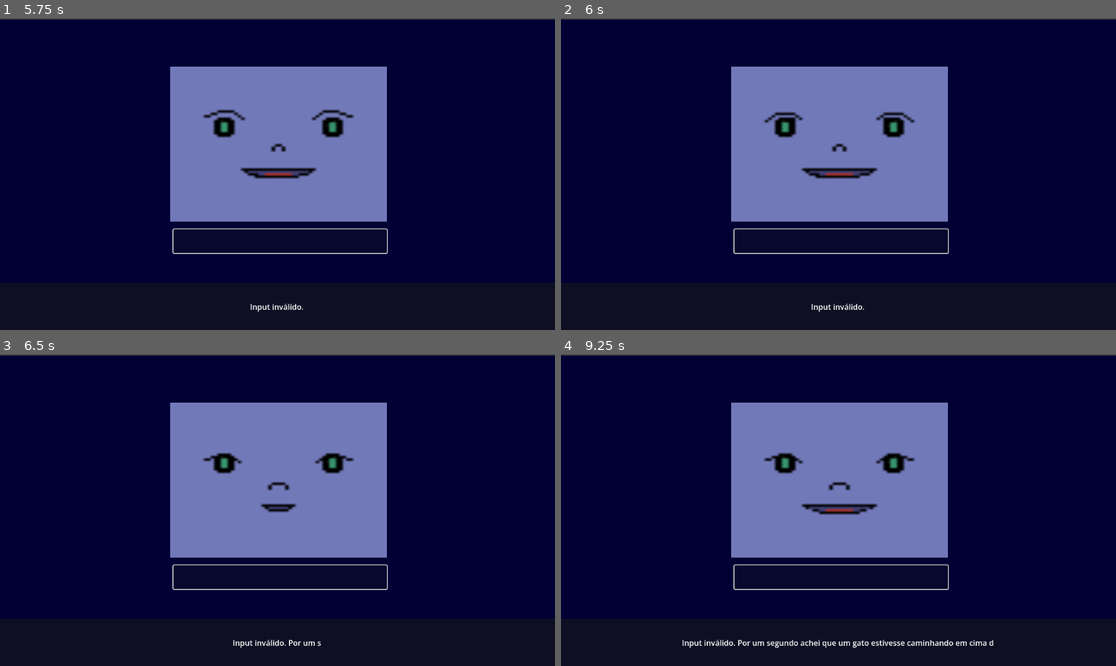
Above: before the commit, frames 1-4 (two rows, left to right).
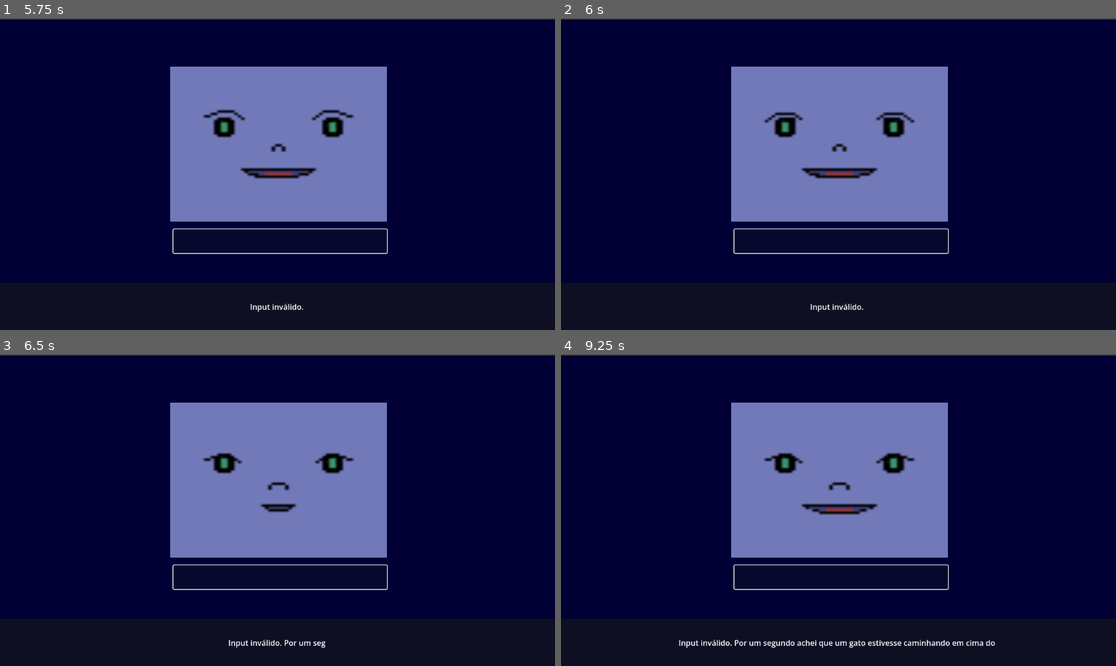
Above: after the commit, the same moments.

Repository: KaiqueKlock/Cosmo
Game: Godot game, scene res://cosmo/scripts/control.tscn
Same seed, same stepped clock (60 frames per second), same inputs: the game is played once before the commit and once after it. Sound files missing from this copy of the repository are replaced by a short silence.
Inputs (mouse positions are in pixels of both pictures, inside the frame that each line leads up to):
- Up to frame 1 (5.75 s): click (277, 242) at 0.52 s; type "12" at 0.6 s; tap Enter at 3.5 s
- Up to frame 2 (6 s): no input
- Up to frame 3 (6.5 s): no input
- Up to frame 4 (9.25 s): no input

Frame 1 is identical in both runs. In frame 2, 0.1% of the frame differs, in the area x 44-55%, y 91-95%; in frame 3, 0.2%; in frame 4, 0.8%, in the area x 21-79%, y 91-95%.

Commit message:
TexttoSpeech - Cosmo conversando por voz - voz Instalado no windows Maria11

Diff:
--- a/cosmo/scripts/CosmoBrain.gd
+++ b/cosmo/scripts/CosmoBrain.gd
@@ -180,8 +180,7 @@
 	print("📖 [Fala Escolhida]: ", '"' + response + '"')
 	print("===================================\n")
 
-	# 4. Retorno visual padrão do seu sistema
-
+		# 4. Retorno visual padrão do seu sistema (REPARADO)
 	var suggested_animation = "talking_animation"
 
 	if intent == "challenge" or intent == "laughter":
@@ -191,10 +190,13 @@
 	elif intent == "story" or intent == "farewell" or intent == "exit_music_mode":
 		suggested_animation = "listening_animation"
 
+	# INJETADO: Agora o dicionário passa a intenção correta de volta para a interface!
 	return {
 		"text": response,
-		"animation": suggested_animation
+		"animation": suggested_animation,
+		"intent": intent
 	}
+
 
 
 # =====================================================
@@ -226,50 +228,44 @@
 	var words = clean_text.split(" ", false)
 
 	# -----------------------------------------------------------------
-	# ABORDAGEM POR TOKENS / PALAVRAS-CHAVE LAPIDADA
-	# -----------------------------------------------------------------
-
-	# -----------------------------------------------------------------
-	# REGRAS DO MODO MUSIC PLAYER
+	# REGRAS DO MODO MUSIC PLAYER (REPARADO E BLINDADO)
 	# -----------------------------------------------------------------
 	var music_tokens = ["música", "musica", "musicas", "music", "som", "tocar", "cantar", "ruido", "ruído", "player"]
-	var exit_music_tokens = ["sair", "voltar", "fechar", "parar", "stop", "exit"]
+	var exit_music_tokens = ["sair", "voltar", "fechar", "parar", "stop", "exit", "desligar", "ocultar"]
 
 	# Inicializa a chave de modo na memória caso não exista no carregamento
-	if not memory_data.get("conversation_context", {}).has("current_game_mode"):
+	if not memory_data.has("conversation_context"):
+		memory_data["conversation_context"] = {}
+	if not memory_data["conversation_context"].has("current_game_mode"):
 		memory_data["conversation_context"]["current_game_mode"] = "normal"
 
 	var current_mode = memory_data["conversation_context"]["current_game_mode"]
 
-	# Se o jogador já estiver no modo música e digitar um token de saída:
-	if current_mode == "music":
-		for token in exit_music_tokens:
-			if token in words:
+	# REPARADO: Se o jogador usar um token explícito de saída, fecha o player de música
+	for token in exit_music_tokens:
+		if token in words:
+			# Evita falsos positivos se a frase contiver "não fechar" etc.
+			if current_mode == "music" or "player" in words or "musica" in words or "música" in words:
 				memory_data["conversation_context"]["current_game_mode"] = "normal"
 				return "exit_music_mode"
 
-	# Se estiver no modo normal e pedir música, ativa a transição
+	# REPARADO: Se pedir música, retorna a intenção IMEDIATAMENTE, forçando a abertura do painel,
+	# mesmo que a memória local esteja dessincronizada ou presa em um estado antigo de uma sessão anterior.
 	for token in music_tokens:
 		if token in words:
-			if current_mode != "music":
-				memory_data["conversation_context"]["current_game_mode"] = "music"
-				return "start_music_mode"
+			memory_data["conversation_context"]["current_game_mode"] = "music"
+			return "start_music_mode"
 
 	# -----------------------------------------------------------------
-	# REGRAS DO MODO Histórias
+	# REGRAS DO MODO HISTÓRIAS (OTIMIZADO)
 	# -----------------------------------------------------------------
 
-		# -----------------------------------------------------------------
-	# DETECÇÃO DE INTENÇÕES (DENTRO DE DETECT_INTENT)
-	# -----------------------------------------------------------------
-		# STORY_CONTINUE: Detecção direta de sequência narrativa
-	var continue_tokens = ["depois", "continua", "o que aconteceu", "entao", "então", "e depois"]
-	for token in continue_tokens:
-		if token in words:
-			return "story" # Redireciona direto para gerar outra lore combinatória
-
-
-	# STORY: Pedidos de histórias
+
+	# STORY_CONTINUE: Detecção de sequência narrativa estrita (Sem saudações misturadas)
+	if "depois" in lower_text or "continua" in lower_text or "o que aconteceu" in lower_text or "conte mais" in lower_text:
+		return "story"
+
+	# STORY: Pedidos de histórias normais
 	var story_tokens = ["história", "historia", "story", "conto", "contar", "conte"]
 	for token in story_tokens:
 		if token in words:
--- a/cosmo/scripts/Main.gd
+++ b/cosmo/scripts/Main.gd
@@ -58,6 +58,39 @@
 	pause_button.pressed.connect(_on_pause_pressed)
 	next_button.pressed.connect(_on_next_pressed)
 
+	# 🔥 INJETADO: Inicializa o motor de fala nativo do S.O.
+	_initialize_cosmo_tts()
+
+
+# Variável global para armazenar o ID da voz do Cosmo
+var _cosmo_voice_id: String = ""
+
+func _initialize_cosmo_tts() -> void:
+
+	var available_voices: PackedStringArray = DisplayServer.tts_get_voices_for_language("pt")
+
+	print("\n=== 🎙️ VOZES DETECTADAS NO SISTEMA ===")
+	for i in range(available_voices.size()):
+		print("Índice [", i, "]: ", available_voices[i])
+	print("======================================\n")
+
+	# Fallback: Se não encontrar vozes explícitas em português, tenta buscar as globais
+	if available_voices.is_empty():
+		# tts_get_voices() retorna um Array[Dictionary]. Aqui sim precisaríamos extrair.
+		# Mas para blindar contra falhas e manter o padrão simples do PackedStringArray:
+		var global_voices = DisplayServer.tts_get_voices()
+		if not global_voices.is_empty():
+			# Pega o ID de dicionário se vier do método global corporativo
+			_cosmo_voice_id = global_voices[0].get("id", "")
+	else:
+		# CORREÇÃO: Como 'available_voices' é um PackedStringArray, pegamos o índice diretamente!
+		_cosmo_voice_id = available_voices[0]
+
+	if not _cosmo_voice_id.is_empty():
+		print("[TTS] Sistema sincronizado! ID da voz ativa: ", _cosmo_voice_id)
+	else:
+		print("[TTS Alerta] O Cosmo está mudo. Nenhuma voz de síntese nativa foi identificada no S.O.")
+
 
 # =====================================================
 # PIPELINE ENTRY
@@ -78,37 +111,52 @@
 	await get_tree().create_timer(1.2).timeout
 
 	var cosmo_output: Dictionary = cosmo_brain.process_player_input(clean_text)
-	var intent = cosmo_output.get("intent", "") # Certifique-se de retornar intent se necessário, ou use a lógica abaixo
-
-	# Executa a fala typewriter do Cosmo
+	var intent: String = cosmo_output.get("intent", "unknown")
+
+	# Executa a fala typewriter e o TTS real do Cosmo de forma assíncrona
 	await execute_cosmo_reaction(cosmo_output.get("text", "..."), cosmo_output.get("animation", "talking_animation"))
 
-	# Intercepta as novas intenções de troca de modo de tela
-	if "start_music_mode" in cosmo_output.get("text") or cosmo_brain.memory_data["conversation_context"]["current_game_mode"] == "music":
-		# Se a intenção processada foi entrar na música, exibe o painel
-		if music_player_panel.visible == false:
-			_toggle_music_panel(true)
-			_play_track(current_track_index) # Autoplay ao entrar
-
-	if "exit_music_mode" in cosmo_output.get("text") or cosmo_brain.memory_data["conversation_context"]["current_game_mode"] == "normal":
-		# Se o jogador pediu para sair do modo de música, esconde o painel
-		if music_player_panel.visible == true:
-			_toggle_music_panel(false)
-			is_playing_music = false
-
-	_reset_to_current_mood_animation()
+	# -----------------------------------------------------------------
+	# CONTROLE RIGOROSO DE INTERFACE BASEADO NO TOKEN DE INTENÇÃO
+	# -----------------------------------------------------------------
+	if intent == "start_music_mode":
+		# CORREÇÃO DE SEGURANÇA: Limpa completamente o stream procedural de beeps
+		# para dar liberdade total ao player carregar as faixas reais .wav sem conflitos
+		if is_instance_valid(voice_player):
+			voice_player.stop()
+			voice_player.stream = null
+
+		# Força a visibilidade imediata para garantir que o contêiner receba os comandos
+		music_player_panel.visible = true
+
+		# Executa a sua rotina nativa de animação por Tween que você criou
+		_toggle_music_panel(true)
+
+		# Dispara a reprodução real da faixa de música (.wav)
+		_play_track(current_track_index)
+
+	elif intent == "exit_music_mode":
+		_toggle_music_panel(false)
+		is_playing_music = false
+		if is_instance_valid(voice_player):
+			voice_player.stop()
+
+	# Só executa o reset automático de animação se o jogador NÃO estiver no modo música.
+	if intent != "start_music_mode" and cosmo_brain.memory_data["conversation_context"]["current_game_mode"] != "music":
+		_reset_to_current_mood_animation()
+
 	input_field.editable = true
 	input_field.grab_focus()
 
 # =====================================================
-# VISUAL REACTION & TIMING (Com efeito Typewriter)
+# VISUAL REACTION & TIMING (Com efeito Typewriter e TTS)
 # =====================================================
 func execute_cosmo_reaction(speech_text: String, anim_name: String) -> void:
 	# 1. PROCESSAMENTO DE TAGS: Varre e identifica se existem humores na string
 	var thinking_index: int = speech_text.find("[mood:thinking]")
 	var smug_index: int = speech_text.find("[mood:smug]")
 
-	# Controladores booleanos estáveis para a máquina de visual do typewriter
+	# Controladores booleanos estáveis para a máquina visual do typewriter
 	var is_thinking: bool = (thinking_index != -1)
 	var is_smug: bool = false
 
@@ -116,7 +164,7 @@
 	if thinking_index != -1:
 		speech_text = speech_text.replace("[mood:thinking]", "")
 		if smug_index != -1 and smug_index > thinking_index:
-			smug_index -= 15
+			smug_index -= 15 # Compensa os 15 caracteres removidos da primeira tag
 
 	if smug_index != -1:
 		speech_text = speech_text.replace("[mood:smug]", "")
@@ -125,16 +173,16 @@
 	dialogue_label.text = speech_text
 	dialogue_label.visible_ratio = 0.0
 
-	# 🔥 REPARADO: Garante que o sintetizador crie os dados senoidais da onda de áudio
-	# ANTES do loop de caracteres começar, evitando que o stream fique vazio.
+	# Garante a integridade física do nó de som original do projeto para os outros modos (Música)
 	_setup_procedural_voice()
 
 	# Define a velocidade e a animação do começo da frase
 	var current_anim: String = anim_name
+	var base_pitch_tts: float = 1.0 # Padrão do TTS do DisplayServer (0.0 a 2.0)
+
 	if is_thinking:
 		current_anim = "thinking"
-		if is_instance_valid(voice_player):
-			voice_player.pitch_scale = 0.85 # Tom calculista e grave inicial
+		base_pitch_tts = 0.85 # Tom de voz levemente mais sóbrio e focado para a lore
 
 	if animation_sprite.sprite_frames.has_animation(current_anim):
 		animation_sprite.play(current_anim)
@@ -143,24 +191,33 @@
 
 	print("Cosmo diz: ", speech_text)
 
+	# DISPARO DO TTS NATIVO: Fala o bloco INTEIRO linearmente sem interrupções
+	if not _cosmo_voice_id.is_empty():
+		DisplayServer.tts_stop() # Limpa buffers anteriores de segurança
+		# Deixamos o Windows ditar a história toda de forma fluida e sem cortes mecânicos
+		DisplayServer.tts_speak(speech_text, _cosmo_voice_id, 100, 1.15, 1.7)
+
+
 	var total_chars = speech_text.length()
 	var current_visible = 0
 
 	# 2. LOOP DE TYPEWRITER COM EVENTOS EM TEMPO REAL
 	while current_visible < total_chars:
-		# EVENTO VISUAL: O cursor atingiu o ponto exato da transição sarcástica?
+		# EVENTO VISUAL SINCRONIZADO: O cursor de letras atingiu a reviravolta sarcástica?
 		if smug_index != -1 and current_visible == smug_index:
 			is_thinking = false
 			is_smug = true
 
+			# Chaveia visualmente o rosto para smug imediatamente na tela
 			if animation_sprite.sprite_frames.has_animation("smug"):
 				animation_sprite.play("smug")
 
-			if is_instance_valid(voice_player):
-				voice_player.pitch_scale = 1.3 # Eleva o pitch para o tom debochado
-
-			await get_tree().create_timer(0.4).timeout # Pausa dramática mecânica
-			smug_index = -1 # Consome o evento para rodar apenas uma vez
+			# REPARADO: Removemos o tts_stop() e o segundo tts_speak daqui de dentro!
+			# A voz Maria continuará lendo a história organicamente até o fim sem ser cortada,
+			# enquanto o rosto muda para o deboche visual de forma teatral e sincronizada.
+
+			await get_tree().create_timer(0.3).timeout # Pequena pausa dramática na digitação
+			smug_index = -1 # Consome o gatilho único
 
 		current_visible += 1
 		dialogue_label.visible_ratio = float(current_visible) / float(total_chars)
@@ -170,36 +227,30 @@
 			break
 
 		var current_char = speech_text[char_index]
-		var delay = 0.045 # Cadência estável e confortável
+		var delay = 0.045 # Velocidade estável calibrada para leitura confortável
 
 		if current_char == "," or current_char == ";":
-			delay = 0.30
+			delay = 0.25
 		elif current_char == "." or current_char == "!" or current_char == "?":
-			delay = 0.65
+			delay = 0.55
 
 		if current_char != " " and current_char != "\t" and not current_char in [".", ",", "!", "?", ";"]:
-			# ASSEGURA O SPRITE CORRETO: Força o frame no lugar antes de disparar o áudio
+			# Sustenta ativamente as expressões na tela impedindo glitches nativos
 			if is_thinking and animation_sprite.animation != "thinking":
 				animation_sprite.play("thinking")
 			elif is_smug and animation_sprite.animation != "smug":
 				animation_sprite.play("smug")
 
-			# Roda a sua função de áudio sincronizada de forma estável
-			_play_voice_beep_safe()
-
 		await get_tree().create_timer(delay).timeout
 
 	# 3. MÁQUINA DE ESTADO FINAL: Retorna para o modo de escuta ativa
 	if animation_sprite.sprite_frames.has_animation("listening_animation"):
 		animation_sprite.play("listening_animation")
 
-	# Devolve o pitch base original ao canal através da sua configuração procedural de humor
+	# Reseta as configurações procedimentais do buffer para dar prioridade ao player de música
 	_setup_procedural_voice()
-
-	await get_tree().create_timer(2.0).timeout
-
-
-# REPARADO: Aponta diretamente para a sua variável instanciada 'voice_player'
+	await get_tree().create_timer(1.5).timeout
+
 # Isso garante que a onda senoidal gerada em '_setup_procedural_voice' seja tocada perfeitamente
 func _play_voice_beep_safe() -> void:
 	if is_instance_valid(voice_player):
@@ -334,12 +385,10 @@
 		var clean_name = track_path.get_file().replace(".wav", "").capitalize()
 		current_track_label.text = clean_name
 
-		# Cosmo comenta de forma síncrona no painel de conversa
-		dialogue_label.visible_ratio = 0.0
-		dialogue_label.text = "Iniciando reprodução de: %s" % clean_name
-		create_tween().tween_property(dialogue_label, "visible_ratio", 1.0, 0.5)
+		# REPARADO: Removemos o Tween bruto que resetava a dialogue_label de forma agressiva.
+		# Se o jogador acabou de pedir a música, mantemos a fala satírica do Cosmo na tela.
+		# Atualizamos apenas o status da faixa no terminal de logs.
 		print("[Music Player] Tocando arquivo real: ", clean_name)
-
 
 func _on_play_pressed() -> void:
 	# Se a música estava pausada no meio, apenas retoma sem recarregar do zero
